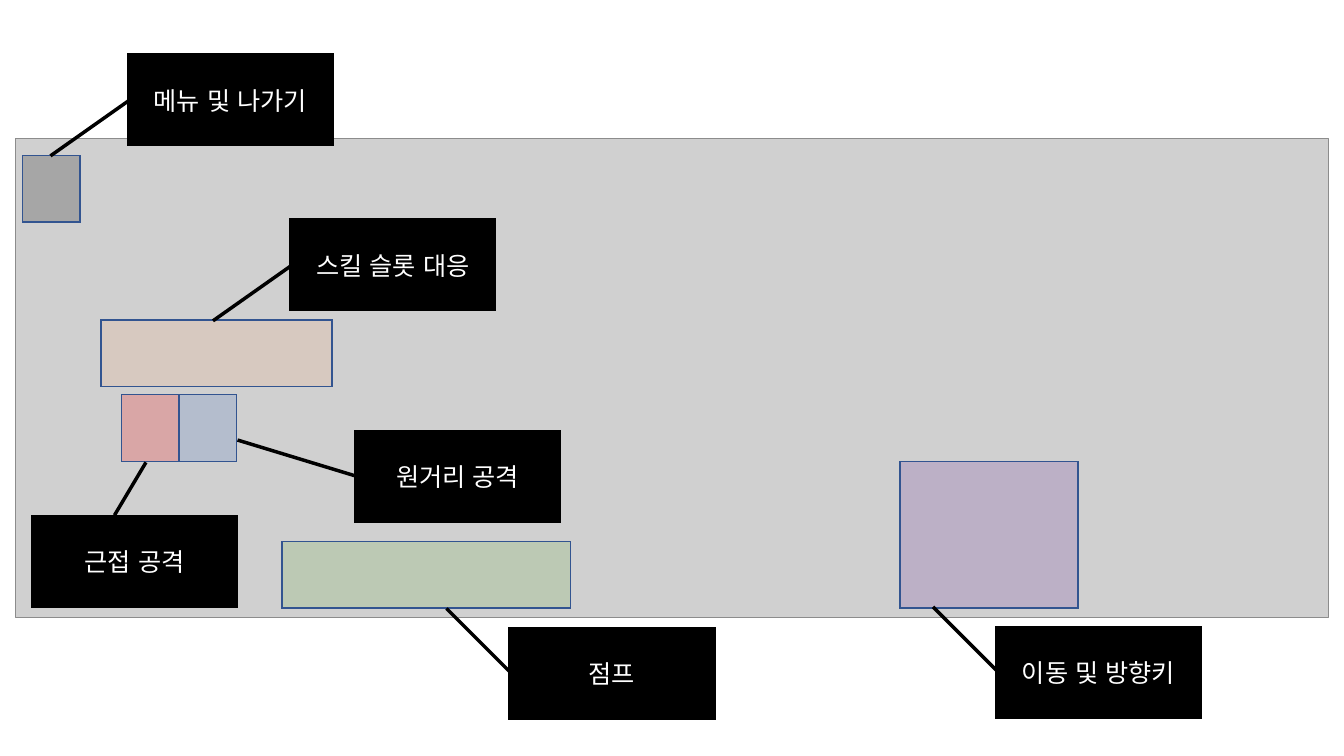
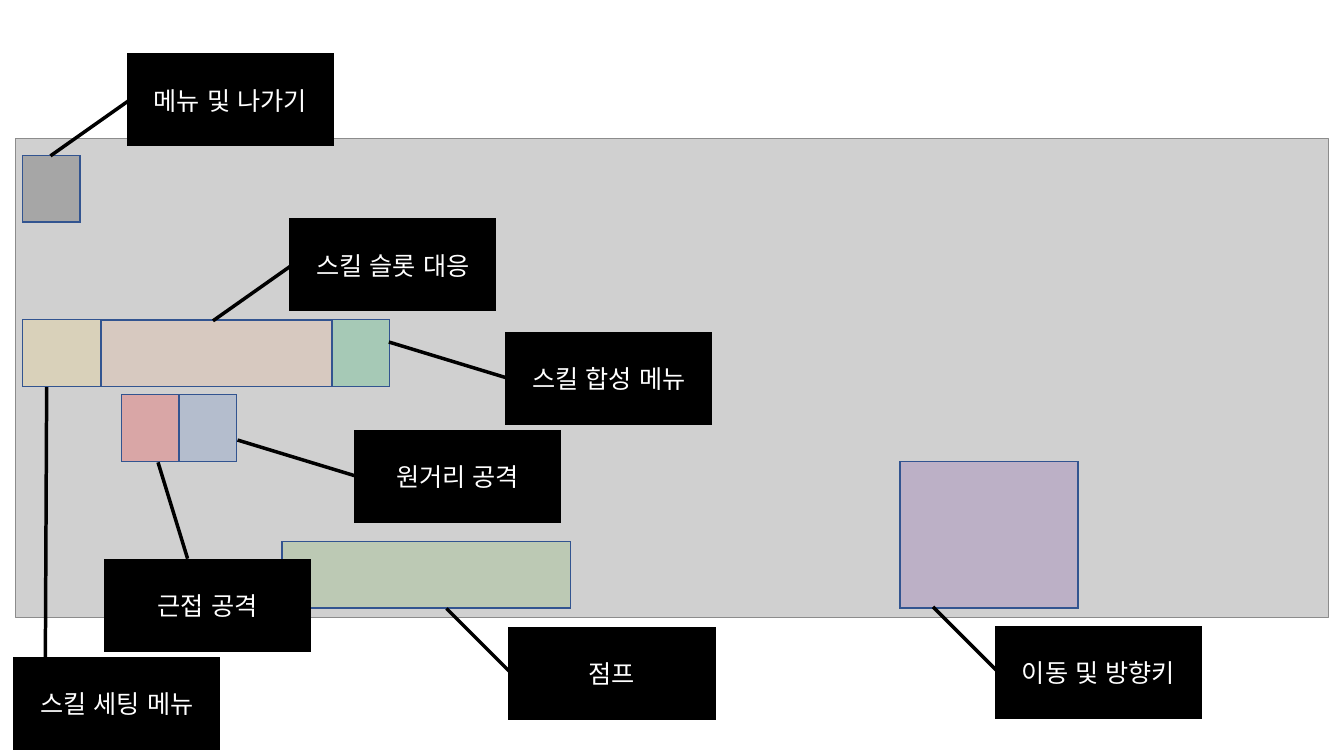
Before and after one commit to WolfPack-1/2D-Side-View-Roguelike, a slide deck: slide 1 of DesignDocs/Design/기획 문서/조작법.pptx. Drawn at 1344x756 pixels with LibreOffice and Linux fonts; fonts in the diff are those of the drawing; grey boxes stand for pictures. Boxes give left, top, right and bottom in pixels: in the first picture for what was removed or moved away, otherwise in the second. Text is boxed around its words. In the diff, an @@ line names an element or a change of style, - is before the commit and + after.

```diff
--- a/DesignDocs/Design/기획 문서/조작법.pptx
+++ b/DesignDocs/Design/기획 문서/조작법.pptx
@@ rectangle added at [23, 320, 102, 386], fill #FFD966 at 20% opacity, outline #325491 1 pt @@
@@ rectangle added at [333, 320, 390, 386], fill #00B050 at 20% opacity, outline #325491 1 pt @@
@@ border callout added at [507, 334, 711, 423], fill #000000, outline #000000 2.5 pt, 18 pt, text #FFFFFF @@
+스킬 합성 메뉴
@@ border callout "근접 공격": place and size @@
-border callout "근접 공격" at [33, 517, 237, 607]
+border callout "근접 공격" at [106, 561, 310, 650]
@@ border callout "근접 공격" at [106, 561, 310, 650]: proportions changed @@
@@ border callout added at [15, 659, 219, 749], fill #000000, outline #000000 2.5 pt, 18 pt, text #FFFFFF @@
+스킬 세팅 메뉴
```
Also in this commit, not shown: 1 slide added, 4 other files.
